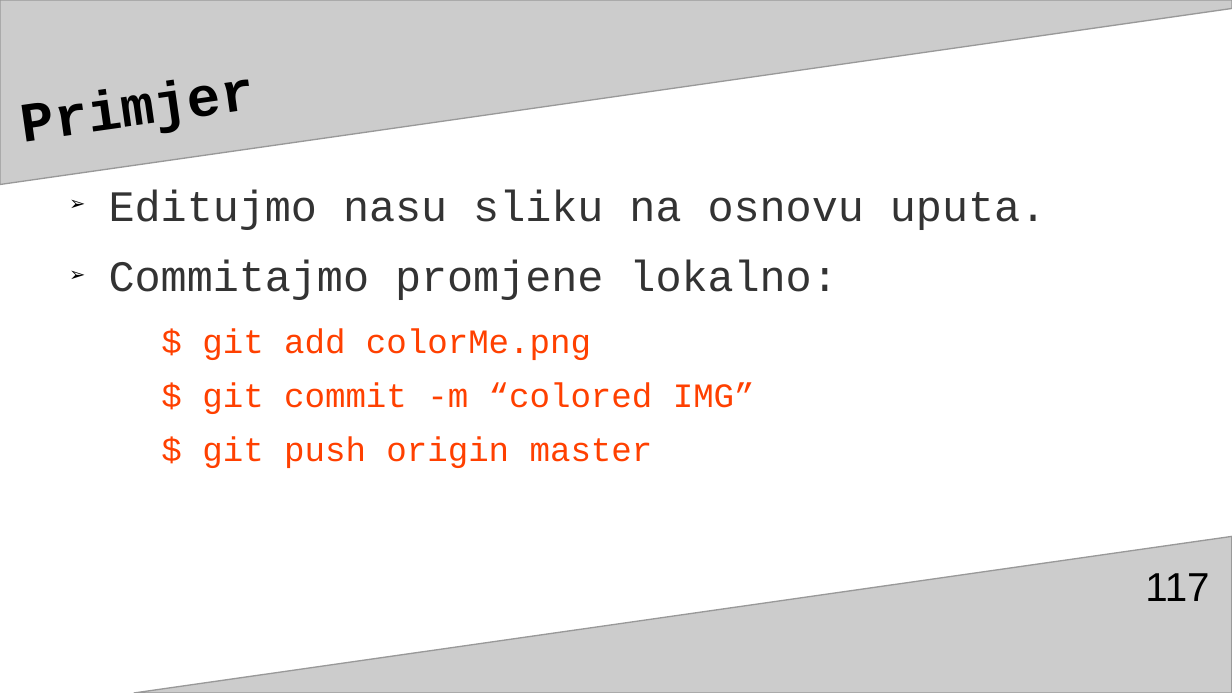
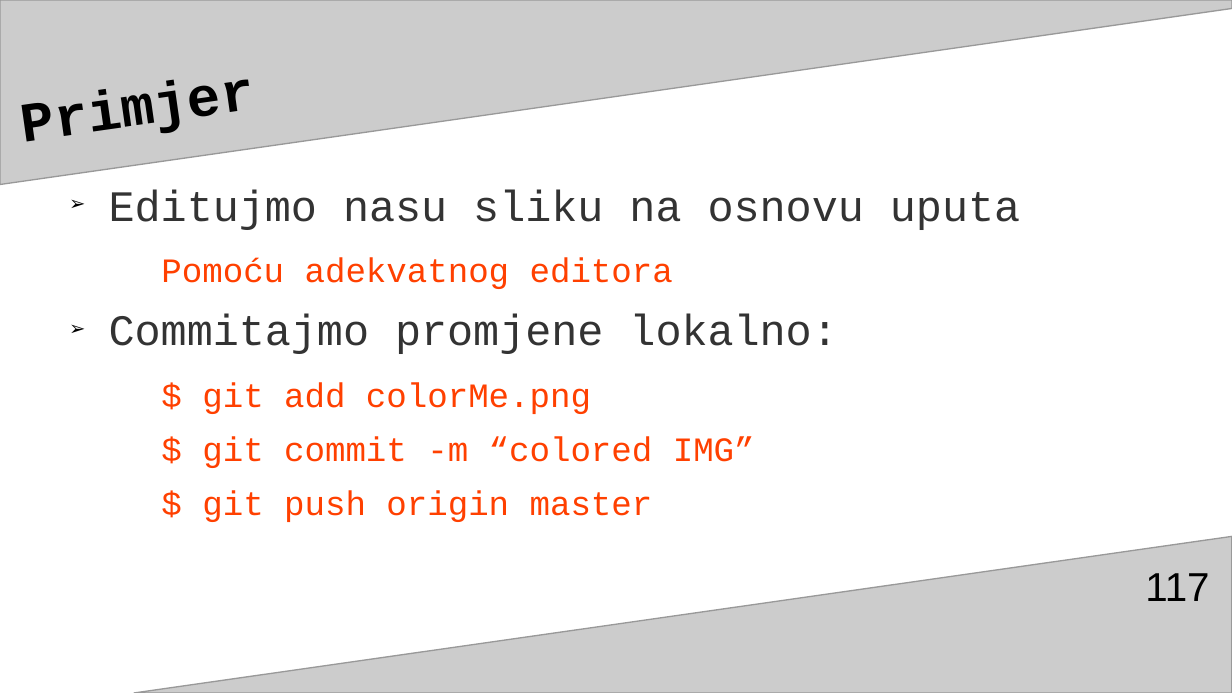
Before and after one commit to adnannukic/prezentacija-za-TSI, a slide deck: slide 117 of gitGitHubAdnanNukić.odp. Drawn at 1232x693 pixels with LibreOffice and Linux fonts; fonts in the diff are those of the drawing. Boxes give left, top, right and bottom in pixels: in the first picture for what was removed or moved away, otherwise in the second. Text is boxed around its words. In the diff, an @@ line names an element or a change of style, - is before the commit and + after.

```diff
--- a/gitGitHubAdnanNukić.odp
+++ b/gitGitHubAdnanNukić.odp
@@ text at <box>109,189,1020,289</box>: text changed @@
-➢ Editujmo nasu sliku na osnovu uputa.
+➢ Editujmo nasu sliku na osnovu uputa
+  Pomoću adekvatnog editora
```
Also in this commit, not shown: 1 other slide changed, 1 slide added.
